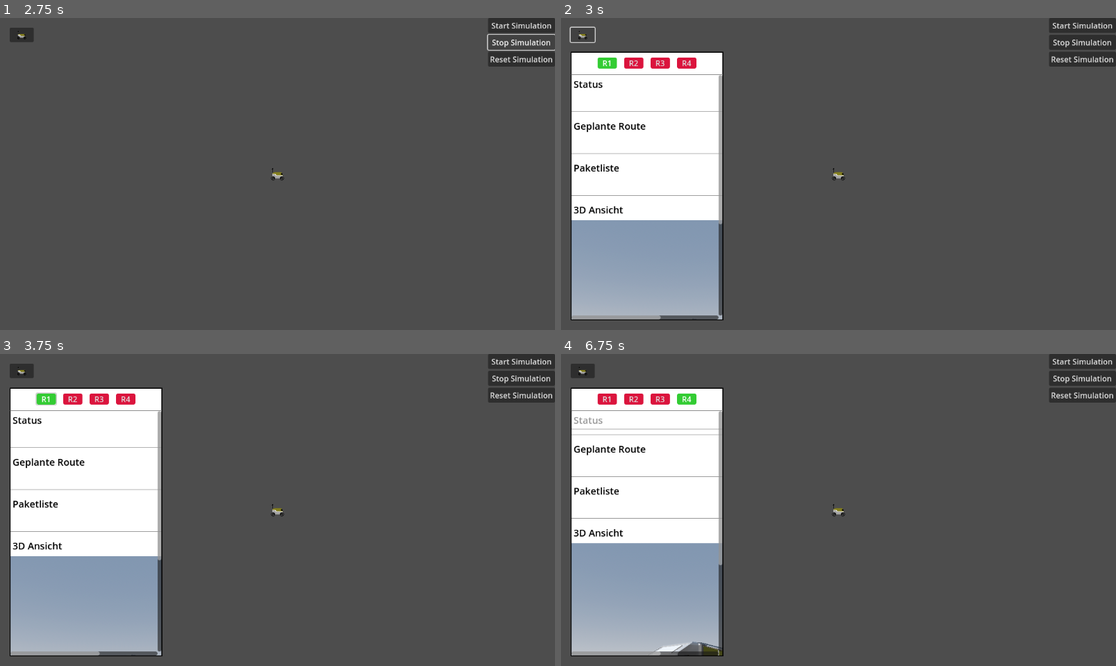
Above: before the commit, frames 1-4 (two rows, left to right).
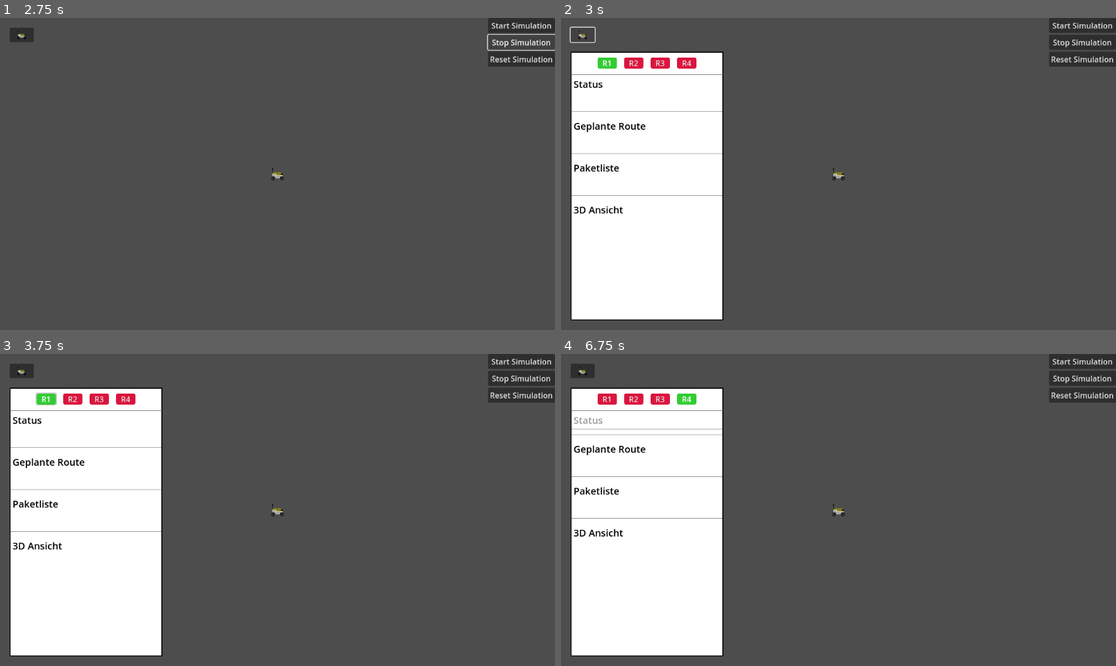
Above: after the commit, the same moments.

Repository: HaiZung/SE-Projekt
Game: Godot game, scene res://UI/UI.tscn
Same seed, same stepped clock (60 frames per second), same inputs: the game is played once before the commit and once after it.
Inputs (mouse positions are in pixels of both pictures, inside the frame that each line leads up to):
- Up to frame 1 (2.75 s): click "Start Simulation" at 0.5 s; click "Start Simulation" at 1.25 s; click "Stop Simulation" at 2 s
- Up to frame 2 (3 s): click (583, 33) at 2.75 s
- Up to frame 3 (3.75 s): click "R1" at 3.5 s
- Up to frame 4 (6.75 s): click "R2" at 4.25 s; click "R3" at 5 s; click "R4" at 5.75 s; click "Status" at 6.5 s

Frame 1 is identical in both runs. In frame 2, 9.0% of the frame differs, in the area x 1-30%, y 18-97%; in frame 3, 9.0%; in frame 4, 10%.

Commit message:
3D Kamera in UI & Animationen test

Diff:
--- a/UI/UI.tscn
+++ b/UI/UI.tscn
@@ -143,9 +143,9 @@
 [node name="RedBtn1" type="Button" parent="UILayer/MainLayout/WindowPanel/WindowVBox/WindowHeader/HeaderButtons"]
 custom_minimum_size = Vector2(40, 20)
 layout_mode = 2
+theme_override_styles/hover = SubResource("StyleBoxFlat_red")
+theme_override_styles/pressed = SubResource("StyleBoxFlat_green")
 theme_override_styles/normal = SubResource("StyleBoxFlat_red")
-theme_override_styles/pressed = SubResource("StyleBoxFlat_green")
-theme_override_styles/hover = SubResource("StyleBoxFlat_red")
 toggle_mode = true
 text = "R1
 "
@@ -153,27 +153,27 @@
 [node name="RedBtn2" type="Button" parent="UILayer/MainLayout/WindowPanel/WindowVBox/WindowHeader/HeaderButtons"]
 custom_minimum_size = Vector2(40, 20)
 layout_mode = 2
+theme_override_styles/hover = SubResource("StyleBoxFlat_red")
+theme_override_styles/pressed = SubResource("StyleBoxFlat_green")
 theme_override_styles/normal = SubResource("StyleBoxFlat_red")
-theme_override_styles/pressed = SubResource("StyleBoxFlat_green")
-theme_override_styles/hover = SubResource("StyleBoxFlat_red")
 toggle_mode = true
 text = "R2"
 
 [node name="RedBtn3" type="Button" parent="UILayer/MainLayout/WindowPanel/WindowVBox/WindowHeader/HeaderButtons"]
 custom_minimum_size = Vector2(40, 20)
 layout_mode = 2
+theme_override_styles/hover = SubResource("StyleBoxFlat_red")
+theme_override_styles/pressed = SubResource("StyleBoxFlat_green")
 theme_override_styles/normal = SubResource("StyleBoxFlat_red")
-theme_override_styles/pressed = SubResource("StyleBoxFlat_green")
-theme_override_styles/hover = SubResource("StyleBoxFlat_red")
 toggle_mode = true
 text = "R3"
 
 [node name="RedBtn4" type="Button" parent="UILayer/MainLayout/WindowPanel/WindowVBox/WindowHeader/HeaderButtons"]
 custom_minimum_size = Vector2(40, 20)
 layout_mode = 2
+theme_override_styles/hover = SubResource("StyleBoxFlat_red")
+theme_override_styles/pressed = SubResource("StyleBoxFlat_green")
 theme_override_styles/normal = SubResource("StyleBoxFlat_red")
-theme_override_styles/pressed = SubResource("StyleBoxFlat_green")
-theme_override_styles/hover = SubResource("StyleBoxFlat_red")
 toggle_mode = true
 text = "R4"
 
@@ -320,15 +320,24 @@
 layout_mode = 2
 
 [node name="SubViewport" type="SubViewport" parent="UILayer/MainLayout/WindowPanel/WindowVBox/ScrollArea/ContentList/Heading1_Expanded4/Content/SubViewportContainer"]
+transparent_bg = true
 handle_input_locally = false
+size = Vector2i(300, 300)
 render_target_update_mode = 4
 
 [node name="Node3D" type="Node3D" parent="UILayer/MainLayout/WindowPanel/WindowVBox/ScrollArea/ContentList/Heading1_Expanded4/Content/SubViewportContainer/SubViewport"]
 script = ExtResource("6_jqf55")
 
 [node name="Camera3D" type="Camera3D" parent="UILayer/MainLayout/WindowPanel/WindowVBox/ScrollArea/ContentList/Heading1_Expanded4/Content/SubViewportContainer/SubViewport/Node3D"]
+transform = Transform3D(0.766044, -0.219846, 0.604023, 0, 0.939693, 0.34202, -0.642788, -0.262003, 0.719846, 1.91784, 1.88359, 2.42293)
+keep_aspect = 0
+current = true
+fov = 68.2
+near = 0.092
 
 [node name="DirectionalLight3D" type="DirectionalLight3D" parent="UILayer/MainLayout/WindowPanel/WindowVBox/ScrollArea/ContentList/Heading1_Expanded4/Content/SubViewportContainer/SubViewport/Node3D"]
+transform = Transform3D(0.274261, -0.870703, 0.408238, 1.79899e-08, 0.424515, 0.905421, -0.961655, -0.248322, 0.116428, 0, 0, 0)
+light_energy = 0.2
 
 [node name="MeshInstance3D" type="MeshInstance3D" parent="UILayer/MainLayout/WindowPanel/WindowVBox/ScrollArea/ContentList/Heading1_Expanded4/Content/SubViewportContainer/SubViewport/Node3D"]
 visible = false
--- a/UI/heading_1_expanded_4.gd
+++ b/UI/heading_1_expanded_4.gd
@@ -4,7 +4,7 @@
 @onready var content: Control = $Content
 @onready var viewport: Viewport = $Content/SubViewportContainer/SubViewport
 
-var is_open := true
+var is_open := false
 
 # Called when the node enters the scene tree for the first time.
 func _ready() -> void:
--- a/UI/ui.gd
+++ b/UI/ui.gd
@@ -12,8 +12,10 @@
 @onready var sec_status   := $UILayer/MainLayout/WindowPanel/WindowVBox/ScrollArea/ContentList/Heading1_Expanded
 @onready var sec_route    := $UILayer/MainLayout/WindowPanel/WindowVBox/ScrollArea/ContentList/Heading1_Expanded2
 @onready var sec_packages := $UILayer/MainLayout/WindowPanel/WindowVBox/ScrollArea/ContentList/Heading1_Expanded3
-@onready var robot_animation := get_node_or_null("UILayer/MainLayout/WindowPanel/WindowVBox/ScrollArea/ContentList/Heading1_Expanded4/VBoxContainer/SubViewportContainer/SubViewport/Node3D")
-# 3D lassen wir erstmal aus, kommt danach
+@onready var sec_3d := $UILayer/MainLayout/WindowPanel/WindowVBox/ScrollArea/ContentList/Heading1_Expanded4
+@onready var viewport_camera: Camera3D = get_node_or_null("UILayer/MainLayout/WindowPanel/WindowVBox/ScrollArea/ContentList/Heading1_Expanded4/Content/SubViewportContainer/SubViewport/Node3D/Camera3D") as Camera3D
+@onready var robot_preview_model: Node3D = get_node_or_null("UILayer/MainLayout/WindowPanel/WindowVBox/ScrollArea/ContentList/Heading1_Expanded4/Content/SubViewportContainer/SubViewport/robot_animations") as Node3D
+@onready var robot_viewport_container: SubViewportContainer = get_node_or_null("UILayer/MainLayout/WindowPanel/WindowVBox/ScrollArea/ContentList/Heading1_Expanded4/Content/SubViewportContainer") as SubViewportContainer
 
 @onready var window_panel := $UILayer/MainLayout/WindowPanel
 
@@ -26,10 +28,11 @@
 var update_timer = 0
 var update_perdiod = 5.0
 
-
-
 var selected_robot_id := 0
 var panel_open := true
+
+var _robot_dragging := false
+var _robot_last_mouse_pos := Vector2.ZERO
 
 func _ready():
 	# Buttons verbinden
@@ -43,9 +46,10 @@
 	#hide pannel
 	_on_menu_button_pressed()
 
-	if robot_animation == null:
-		print("UI WARN: robot_animation Node3D not found -> skipping 3D")
-
+	if robot_preview_model == null:
+		print("UI WARN: robot_preview_model not found -> skipping 3D")
+	elif viewport_camera != null:
+		viewport_camera.make_current()
 
 
 func _on_robot_selected(id: int) -> void:
@@ -69,7 +73,6 @@
 		day_sim.focus_camera_on_robot(id + 1)
 
 
-
 func _process(delta):
 	update_timer += delta
 	if update_timer > update_perdiod:
@@ -89,7 +92,43 @@
 	panel_open = !panel_open
 	window_panel.visible = panel_open
 
+func check_api_connection()->bool:
+	return true
 
 
-func check_api_connection()->bool:
-	return true
+func _input(event: InputEvent) -> void:
+	var is_3d_open := sec_3d != null and bool(sec_3d.get("is_open"))
+	if not is_3d_open:
+		_robot_dragging = false
+		return
+
+	if robot_viewport_container == null or robot_preview_model == null:
+		return
+
+	var mouse_pos := get_viewport().get_mouse_position()
+	var over_viewport := robot_viewport_container.get_global_rect().has_point(mouse_pos)
+
+	if event is InputEventMouseButton and event.button_index == MOUSE_BUTTON_MIDDLE:
+		var mb := event as InputEventMouseButton
+		if mb.pressed and over_viewport:
+			_robot_dragging = true
+			_robot_last_mouse_pos = mb.position
+			get_viewport().set_input_as_handled()
+		else:
+			_robot_dragging = false
+		return
+
+	if event is InputEventMouseMotion and _robot_dragging:
+		var motion := event as InputEventMouseMotion
+		if not over_viewport:
+			_robot_dragging = false
+			return
+		var delta: Vector2 = motion.position - _robot_last_mouse_pos
+		_robot_last_mouse_pos = motion.position
+		robot_preview_model.rotate_y(delta.x * 0.01)
+		get_viewport().set_input_as_handled()
+
+	# ZUM TESTEN VON ANIMATIONEN DURCH INPUT IN UI
+	if event is InputEventKey:
+		if robot_preview_model != null and robot_preview_model.has_method("_input"):
+			robot_preview_model.call("_input", event)
--- a/project.godot
+++ b/project.godot
@@ -12,7 +12,7 @@
 
 config/name="UIRoboterdetailansicht"
 run/main_scene="uid://dc6t68g6ccu8h"
-config/features=PackedStringArray("4.5", "Forward Plus")
+config/features=PackedStringArray("4.4", "Forward Plus")
 config/icon="res://icon.svg"
 
 [dotnet]
--- a/robot/robot_animations.gd
+++ b/robot/robot_animations.gd
@@ -56,42 +56,42 @@
 	var my_token = face_token
 
 	while my_token == face_token:
-		FaceMat.albedo_texture = load("res://robot-faces/Face_eyes_open.png")
+		FaceMat.albedo_texture = load("res://robot/robot-faces/Face_eyes_open.png")
 		await get_tree().create_timer(3.0).timeout
 		if my_token != face_token: break
 
-		FaceMat.albedo_texture = load("res://robot-faces/Face_eyes_closed.png")
+		FaceMat.albedo_texture = load("res://robot/robot-faces/Face_eyes_closed.png")
 		await get_tree().create_timer(0.2).timeout
 func busy_face():
 	face_token += 1
 	var my_token = face_token
 
 	while my_token == face_token:
-		FaceMat.albedo_texture = load("res://robot-faces/Thinking.png")
+		FaceMat.albedo_texture = load("res://robot/robot-faces/Thinking.png")
 		await get_tree().create_timer(1.0).timeout
 		if my_token != face_token: break
 
-		FaceMat.albedo_texture = load("res://robot-faces/working.png")
+		FaceMat.albedo_texture = load("res://robot/robot-faces/working.png")
 		await get_tree().create_timer(1.0).timeout
 func sleeping_face():
 	face_token += 1
 	var my_token = face_token
 
 	while my_token == face_token:
-		FaceMat.albedo_texture = load("res://robot-faces/sleepy_1.png")
+		FaceMat.albedo_texture = load("res://robot/robot-faces/sleepy_1.png")
 		await get_tree().create_timer(1.5).timeout
 		if my_token != face_token: break
 
-		FaceMat.albedo_texture = load("res://robot-faces/sleepy_2.png")
+		FaceMat.albedo_texture = load("res://robot/robot-faces/sleepy_2.png")
 		await get_tree().create_timer(1.5).timeout
 func happy_face():
-	FaceMat.albedo_texture = load("res://robot-faces/Happy.png")
+	FaceMat.albedo_texture = load("res://robot/robot-faces/Happy.png")
 func angry_face():
-	FaceMat.albedo_texture = load("res://robot-faces/Angry.png")
+	FaceMat.albedo_texture = load("res://robot/robot-faces/Angry.png")
 func sad_face():
-	FaceMat.albedo_texture = load("res://robot-faces/Sad.png")
+	FaceMat.albedo_texture = load("res://robot/robot-faces/Sad.png")
 func critical_face():
-	FaceMat.albedo_texture = load("res://robot-faces/critical.png")
+	FaceMat.albedo_texture = load("res://robot/robot-faces/critical.png")
 func reset_face():
 	face_token += 1
 
Not shown, changed: RobotIcon.png.import
Not shown, changed: UI/Icons/RobotIcon.png.import
Not shown: 4 places in UI/UI.tscn that only renumber resources
Not shown, changed: icon.svg.import
Not shown, changed: robot/robot-faces/Angry.png.import
Not shown, changed: robot/robot-faces/Face_eyes_closed.png.import
Not shown, changed: robot/robot-faces/Face_eyes_open.png.import
Not shown, changed: robot/robot-faces/Happy.png.import
Not shown, changed: robot/robot-faces/Sad.png.import
Not shown, changed: robot/robot-faces/Thinking.png.import
Not shown, changed: robot/robot-faces/critical.png.import
Not shown, changed: robot/robot-faces/sleepy_1.png.import
(and 3 more such lines)
